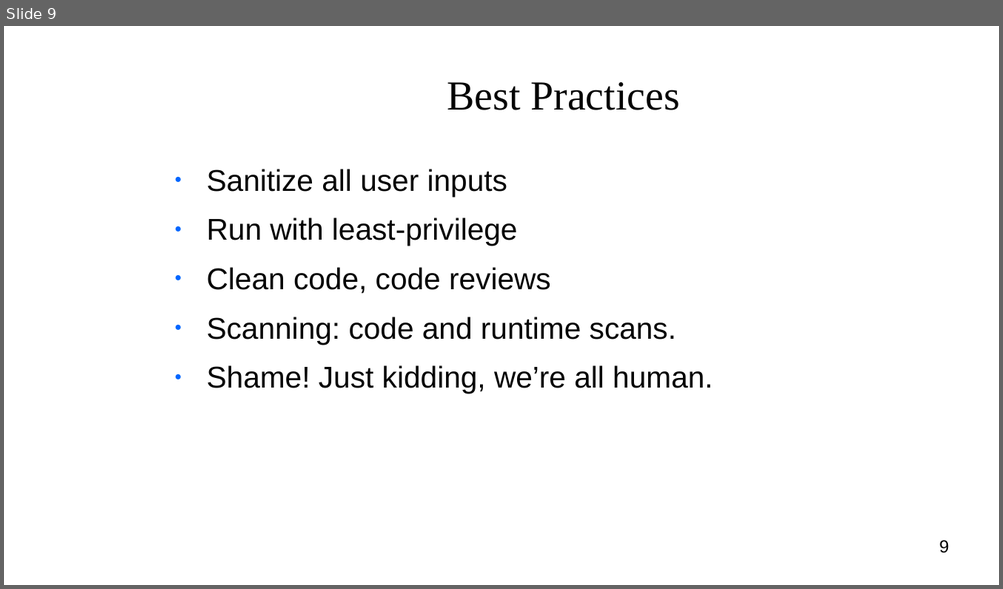
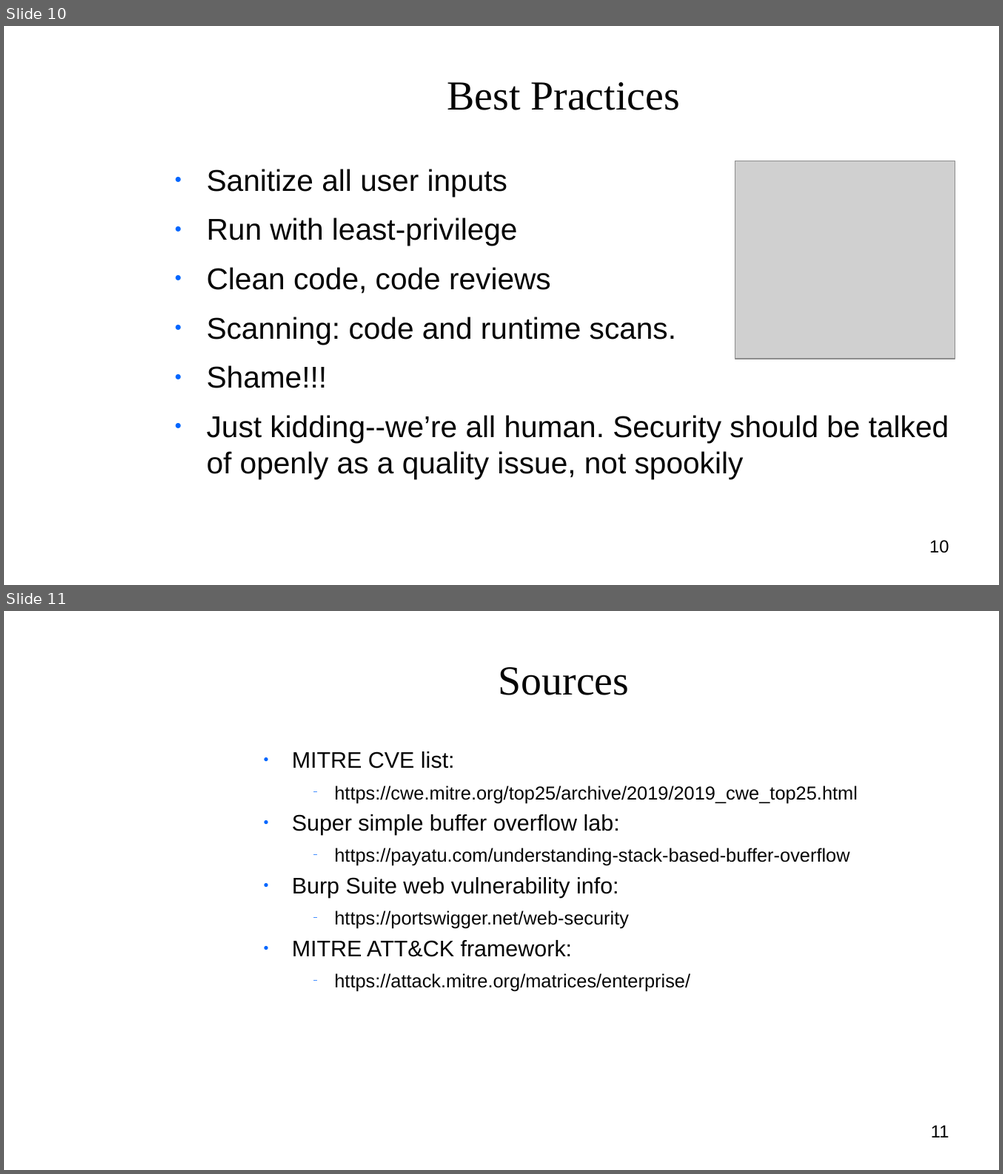
Before and after one commit to niceyeti/DeepSeq, a slide deck: security/top_cves.odp. Shown one above the other, each under a label of ours: slide 9 before the commit, slides 10 and 11 after it. The pictures are 1003x589 and 1003x1174 pixels, drawn with LibreOffice and Linux fonts; fonts in the diff are those of the drawing; grey boxes stand for pictures; background and template pictures are left out. Boxes give left, top, right and bottom in pixels: in the first picture for what was removed or moved away, otherwise in the second. Text is boxed around its words. In the diff, an @@ line names an element or a change of style, - is before the commit and + after.

```diff
--- a/security/top_cves.odp
+++ b/security/top_cves.odp
@@ slide 11 added at (4, 611, 999, 1170), background picture (left out) @@
@@ title added at (498, 667, 629, 695), 33 pt, text #050505 @@
+Sources
@@ text added at (292, 752, 857, 992), 15 pt, text #050505 @@
+    ● MITRE CVE list:
+      − https://cwe.mitre.org/top25/archive/2019/2019_cwe_top25.html
+    ● Super simple buffer overflow lab:
+      − https://payatu.com/understanding-stack-based-buffer-overflow
+    ● Burp Suite web vulnerability info:
+      − https://portswigger.net/web-security
+    ● MITRE ATT&CK framework:
+      − https://attack.mitre.org/matrices/enterprise/
@@ page number added at (930, 1125, 949, 1138), 14 pt, text #000000 @@
+11
@@ what was slide 9 is now slide 10 @@
@@ slide 10 changed as well @@
@@ picture added at (735, 161, 955, 360) @@
@@ text at (207, 366, 948, 480): text changed @@
-● Shame! Just kidding, we’re all human.
+● Shame!!!
+● Just kidding--we’re all human. Security should be talked of openly as a quality issue, not spookily
@@ page number at (929, 540, 948, 554): text changed @@
-9
+10
```
Also in this commit, not shown: 8 other slides changed, 1 other slide added, 2 other files.
